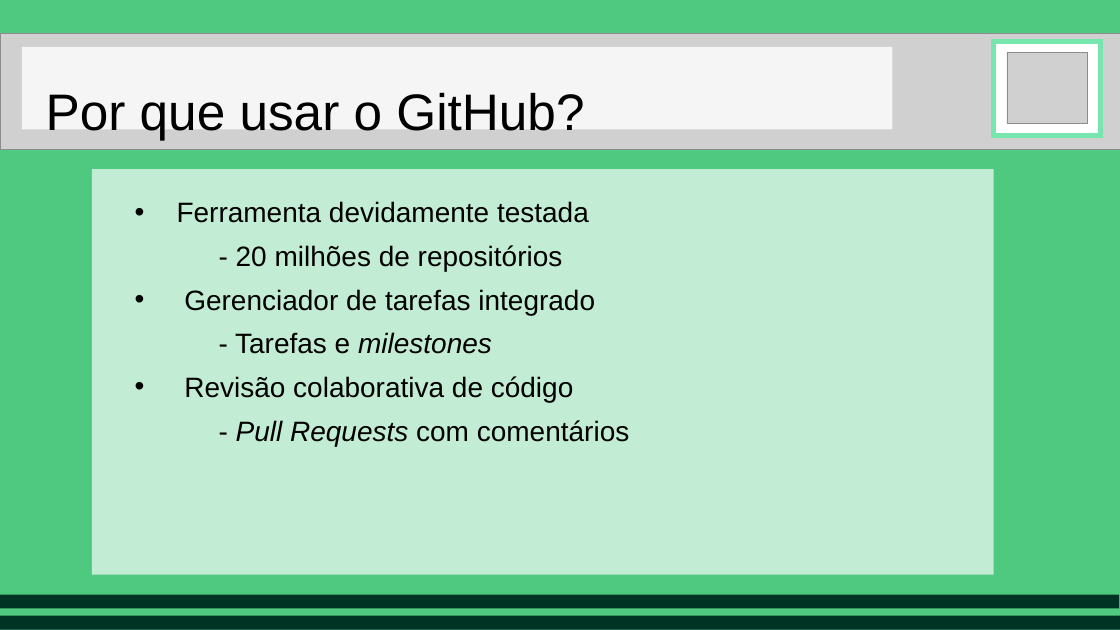
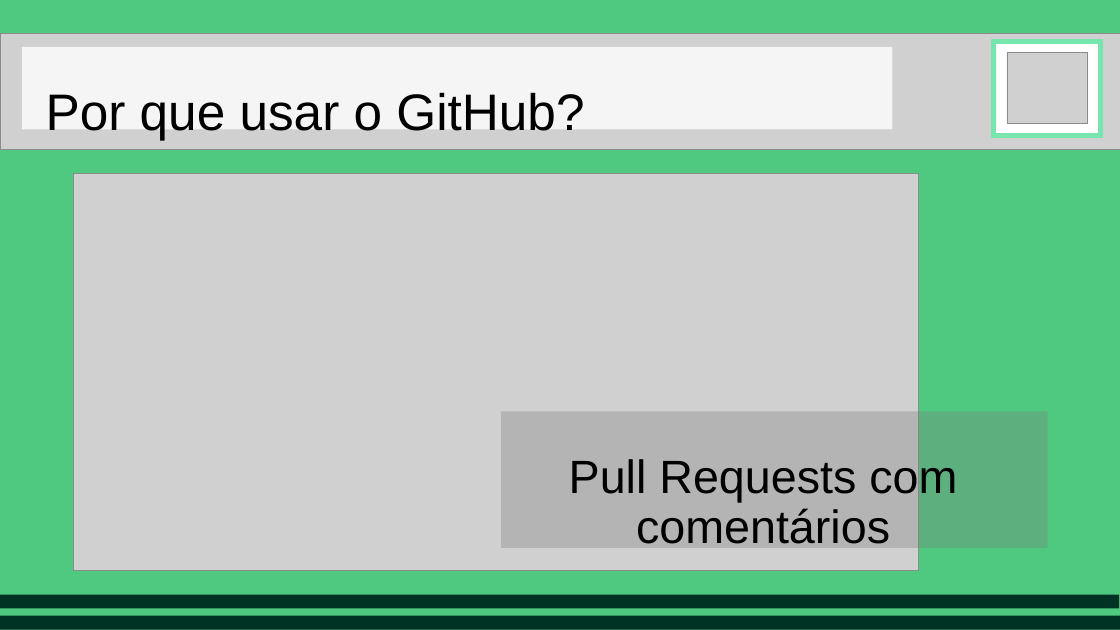
Before and after one commit to bispojr/ifce-crato, a slide deck: slide 37 of minicursos/git-e-github/slides.pptx (slide 31 before the commit). Drawn at 1120x630 pixels with LibreOffice and Linux fonts; fonts in the diff are those of the drawing; grey boxes stand for pictures. Boxes give left, top, right and bottom in pixels: in the first picture for what was removed or moved away, otherwise in the second. Text is boxed around its words. In the diff, an @@ line names an element or a change of style, - is before the commit and + after.

```diff
--- a/minicursos/git-e-github/slides.pptx
+++ b/minicursos/git-e-github/slides.pptx
@@ picture added at [73, 174, 918, 571] @@
@@ rectangle removed at [92, 169, 995, 575] @@
@@ rectangle added at [502, 412, 1048, 548], fill #7C7C7C at 32% opacity @@
@@ text "Pull Requests com comentários" at [569, 456, 957, 544]: vertical alignment top to bottom @@
@@ text at [569, 456, 957, 544]: text changed; size 24 to 40 pt @@
-• Ferramenta devidamente testada
-  - 20 milhões de repositórios
-• Gerenciador de tarefas integrado
-  - Tarefas e milestones
-• Revisão colaborativa de código
-  - Pull Requests com comentários
+Pull Requests com comentários
```
Also in this commit, not shown: 2 other slides changed, 9 slides added.
